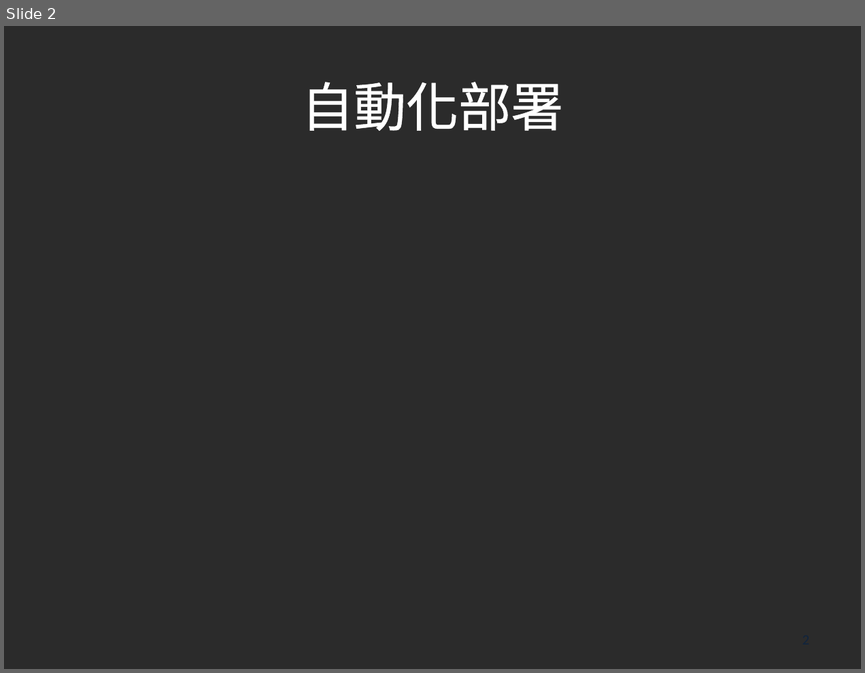
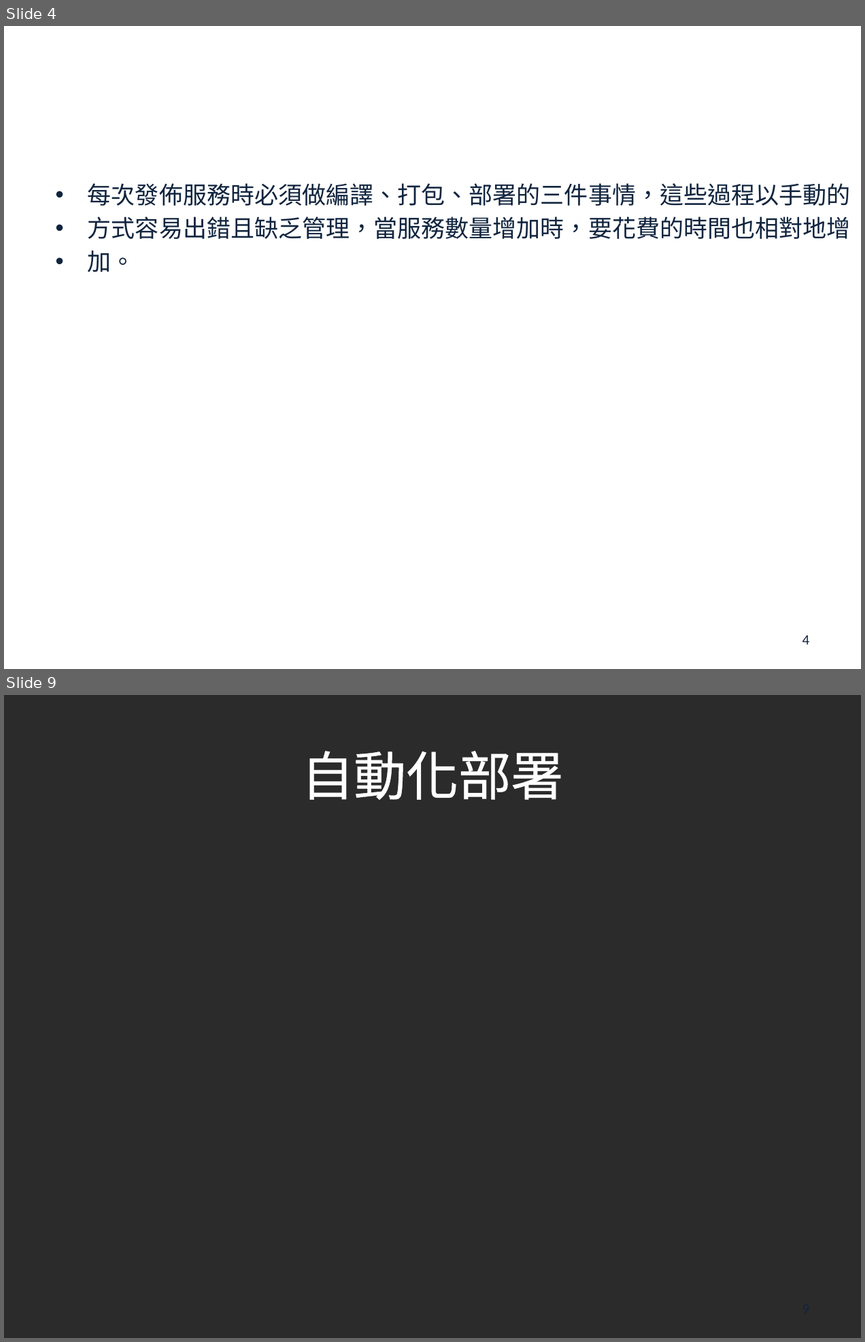
Before and after one commit to john78530/thesis, a slide deck: Oral.pptx. Shown one above the other, each under a label of ours: slide 2 before the commit, slides 4 and 9 after it; the slides between them are not shown. The pictures are 865x673 and 865x1342 pixels, drawn with LibreOffice and Linux fonts; fonts in the diff are those of the drawing; background and template pictures are left out; a plain dark background stands for a picture behind light text. Boxes give left, top, right and bottom in pixels: in the first picture for what was removed or moved away, otherwise in the second. Text is boxed around its words. In the diff, an @@ line names an element or a change of style, - is before the commit and + after.

```diff
--- a/Oral.pptx
+++ b/Oral.pptx
@@ slide 4 added at bbox=[4, 26, 861, 669], background picture (left out) @@
@@ title added at bbox=[47, 52, 818, 159], 44 pt, text #FFFFFF @@
+研究背景與動機
@@ text added at bbox=[88, 183, 851, 272], 20 pt, text #0F243E @@
+• 每次發佈服務時必須做編譯、打包、部署的三件事情，這些過程以手動的
+• 方式容易出錯且缺乏管理，當服務數量增加時，要花費的時間也相對地增
+• 加。
@@ page number added at bbox=[802, 635, 810, 644], 12 pt, text #0F243E @@
+4
@@ what was slide 2 is now slide 9 @@
@@ page number at bbox=[618, 1291, 818, 1325]: text changed @@
-2
+9
```
Also in this commit, not shown: 1 slide changed, 7 other slides added, 1 other file.
